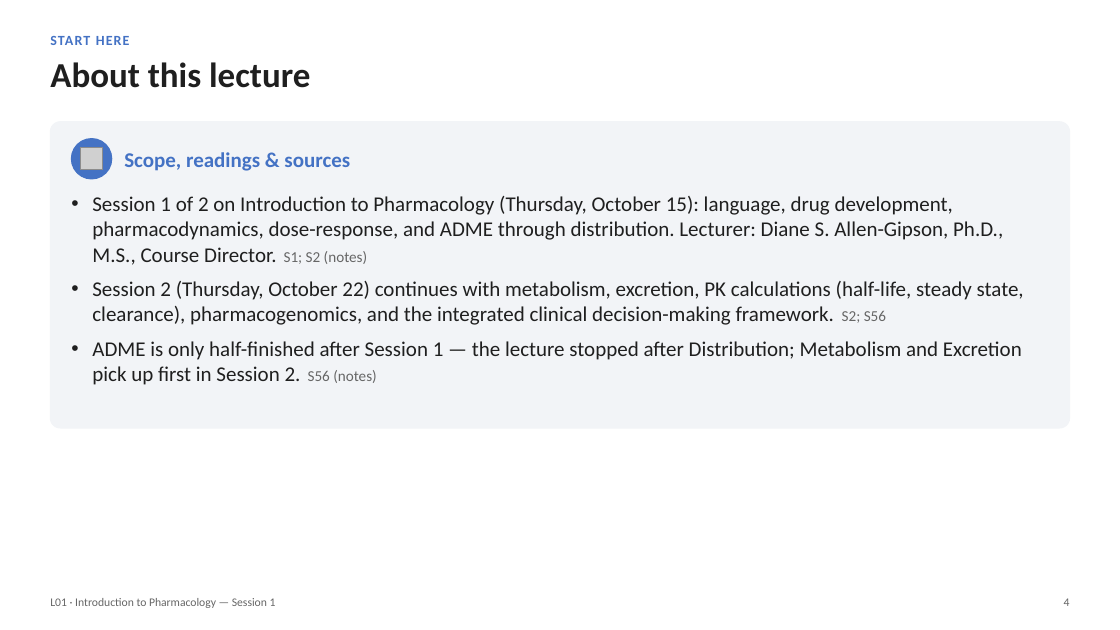
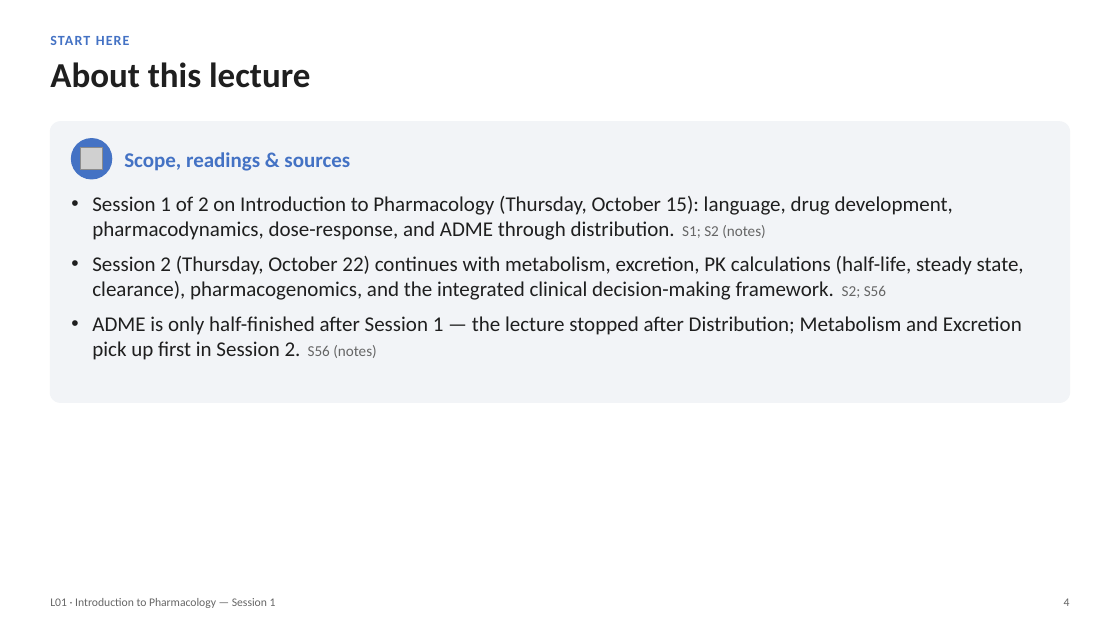
Before and after one commit to bishwokrit/DPAS-Pharm, a slide deck: slide 4 of docs/L01/L01_Unit_1_Introduction_to_Pharmacology_Session_1_study_deck.pptx. Drawn at 1120x630 pixels with LibreOffice and Linux fonts; fonts in the diff are those of the drawing; grey boxes stand for pictures. Boxes give left, top, right and bottom in pixels: in the first picture for what was removed or moved away, otherwise in the second. Text is boxed around its words. In the diff, an @@ line names an element or a change of style, - is before the commit and + after.

```diff
--- a/docs/L01/L01_Unit_1_Introduction_to_Pharmacology_Session_1_study_deck.pptx
+++ b/docs/L01/L01_Unit_1_Introduction_to_Pharmacology_Session_1_study_deck.pptx
@@ rounded rectangle: place and size @@
-rounded rectangle at bbox=[50, 122, 1070, 429]
+rounded rectangle at bbox=[50, 122, 1070, 402]
@@ rounded rectangle at bbox=[50, 122, 1070, 402]: proportions changed @@
@@ text at bbox=[92, 196, 953, 240]: text changed @@
-• Session 1 of 2 on Introduction to Pharmacology (Thursday, October 15): language, drug development, pharmacodynamics, dose-response, and ADME through distribution. Lecturer: Diane S. Allen-Gipson, Ph.D., M.S., Course Director. S1; S2 (notes)
+• Session 1 of 2 on Introduction to Pharmacology (Thursday, October 15): language, drug development, pharmacodynamics, dose-response, and ADME through distribution. S1; S2 (notes)
```
Also in this commit, not shown: 29 other files.
